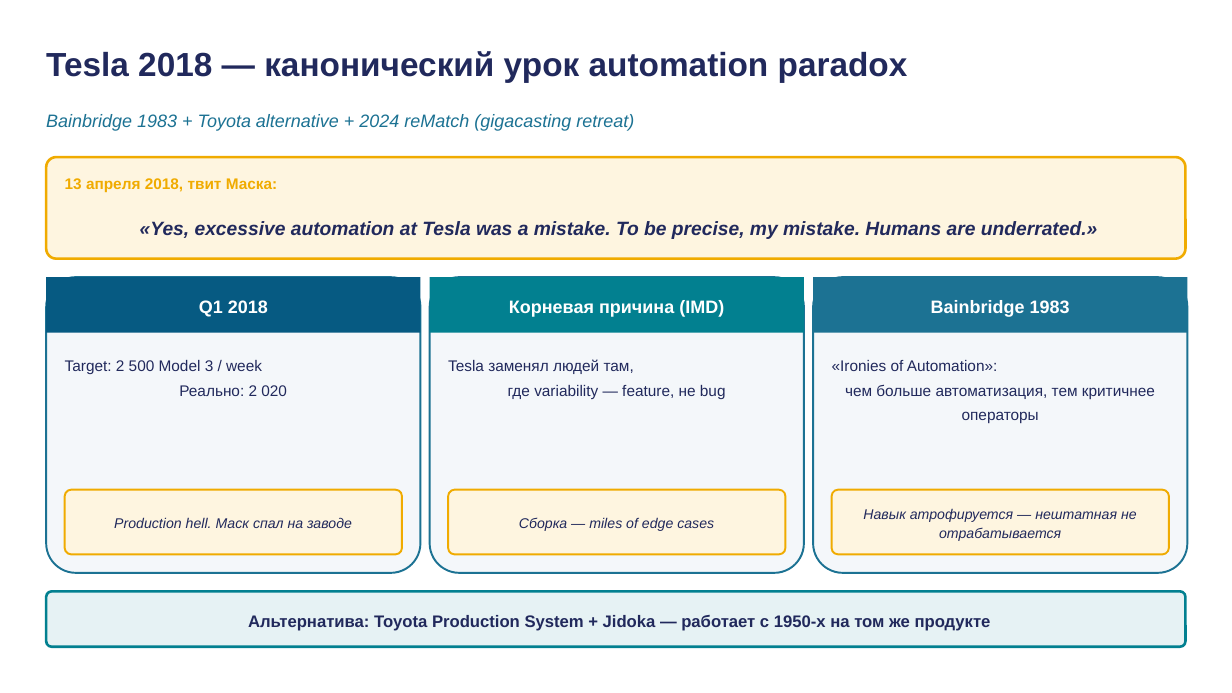
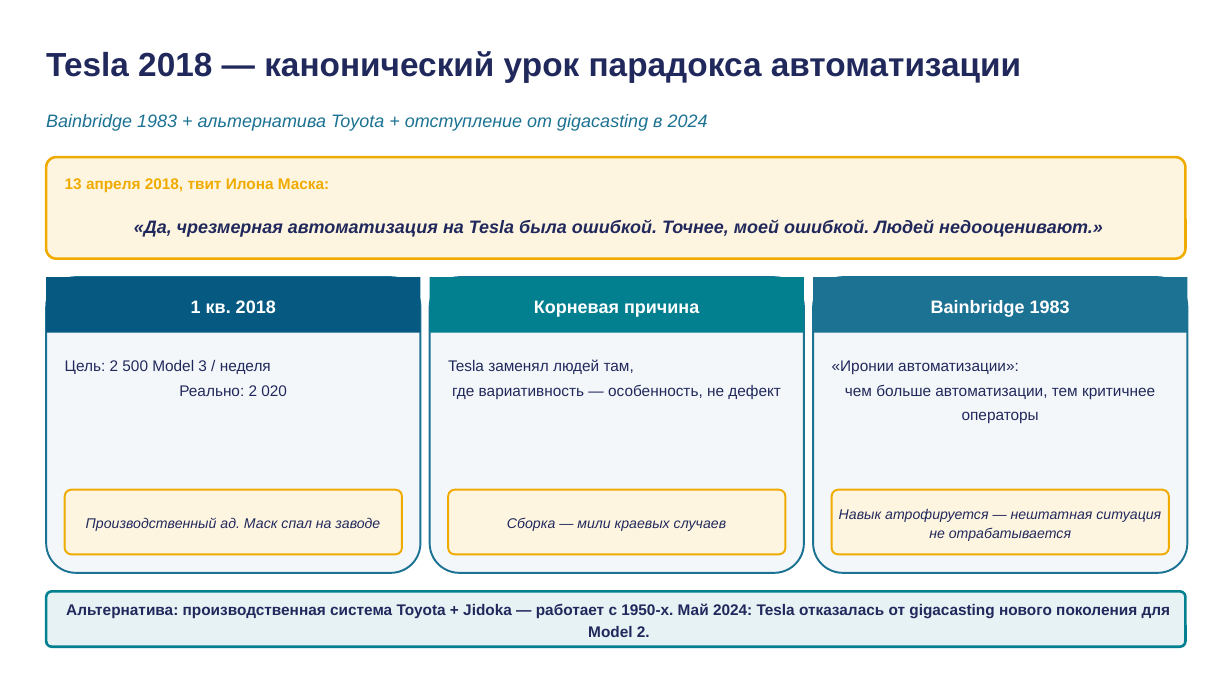
Before and after one commit to tellina-study/AI-usage-lessons, a slide deck: slide 19 of library/lectures/lec-11/rendered/lec-11.pptx. Drawn at 1232x693 pixels with LibreOffice and Linux fonts; fonts in the diff are those of the drawing. Boxes give left, top, right and bottom in pixels: in the first picture for what was removed or moved away, otherwise in the second. Text is boxed around its words. In the diff, an @@ line names an element or a change of style, - is before the commit and + after.

```diff
--- a/library/lectures/lec-11/rendered/lec-11.pptx
+++ b/library/lectures/lec-11/rendered/lec-11.pptx
@@ text at [46, 51, 1021, 82]: text changed @@
-Tesla 2018 — канонический урок automation paradox
+Tesla 2018 — канонический урок парадокса автоматизации
@@ text at [46, 114, 708, 131]: text changed @@
-Bainbridge 1983 + Toyota alternative + 2024 reMatch (gigacasting retreat)
+Bainbridge 1983 + альтернатива Toyota + отступление от gigacasting в 2024
@@ text at [65, 178, 329, 192]: text changed @@
-13 апреля 2018, твит Маска:
+13 апреля 2018, твит Илона Маска:
@@ text at [134, 219, 1103, 237]: text changed; size 15 to 14 pt @@
-«Yes, excessive automation at Tesla was a mistake. To be precise, my mistake. Humans are underrated.»
+«Да, чрезмерная автоматизация на Tesla была ошибкой. Точнее, моей ошибкой. Людей недооценивают.»
@@ text at [191, 300, 276, 313]: text changed @@
-Q1 2018
+1 кв. 2018
@@ text at [534, 300, 699, 317]: text changed @@
-Корневая причина (IMD)
+Корневая причина
@@ text at [448, 359, 781, 399]: text changed @@
-Tesla заменял людей там,
-где variability — feature, не bug
+Tesla заменял людей там,
+где вариативность — особенность, не дефект
@@ text at [65, 360, 287, 396]: text changed @@
-Target: 2 500 Model 3 / week
-Реально: 2 020
+Цель: 2 500 Model 3 / неделя
+Реально: 2 020
@@ text at [832, 360, 1155, 423]: text changed @@
-«Ironies of Automation»:
-чем больше автоматизация, тем критичнее операторы
+«Иронии автоматизации»:
+чем больше автоматизации, тем критичнее операторы
@@ text at [839, 508, 1161, 541]: text changed @@
-Навык атрофируется — нештатная не отрабатывается
+Навык атрофируется — нештатная ситуация не отрабатывается
@@ text at [86, 517, 380, 531]: text changed @@
-Production hell. Маск спал на заводе
+Производственный ад. Маск спал на заводе
@@ text at [507, 517, 726, 531]: text changed @@
-Сборка — miles of edge cases
+Сборка — мили краевых случаев
@@ text at [66, 603, 1170, 637]: text changed; size 13 to 12 pt @@
-Альтернатива: Toyota Production System + Jidoka — работает с 1950-х на том же продукте
+Альтернатива: производственная система Toyota + Jidoka — работает с 1950-х. Май 2024: Tesla отказалась от gigacasting нового поколения для Model 2.
```
Also in this commit, not shown: 37 other slides changed, 3 slides added, 1 slide removed, 7 other files.
